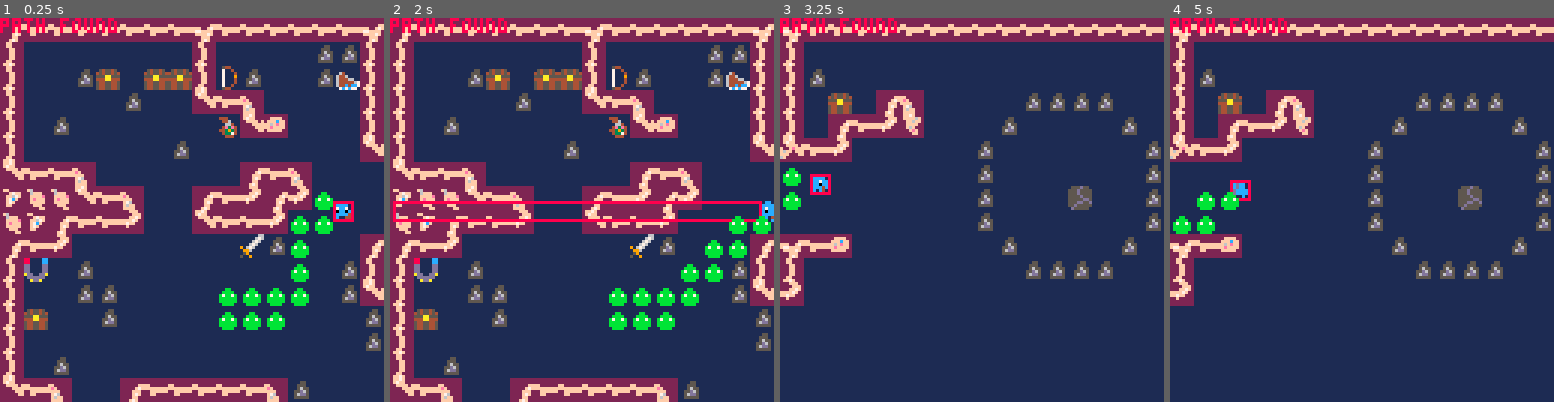
Above: before the commit, frames 1-4 (left to right).
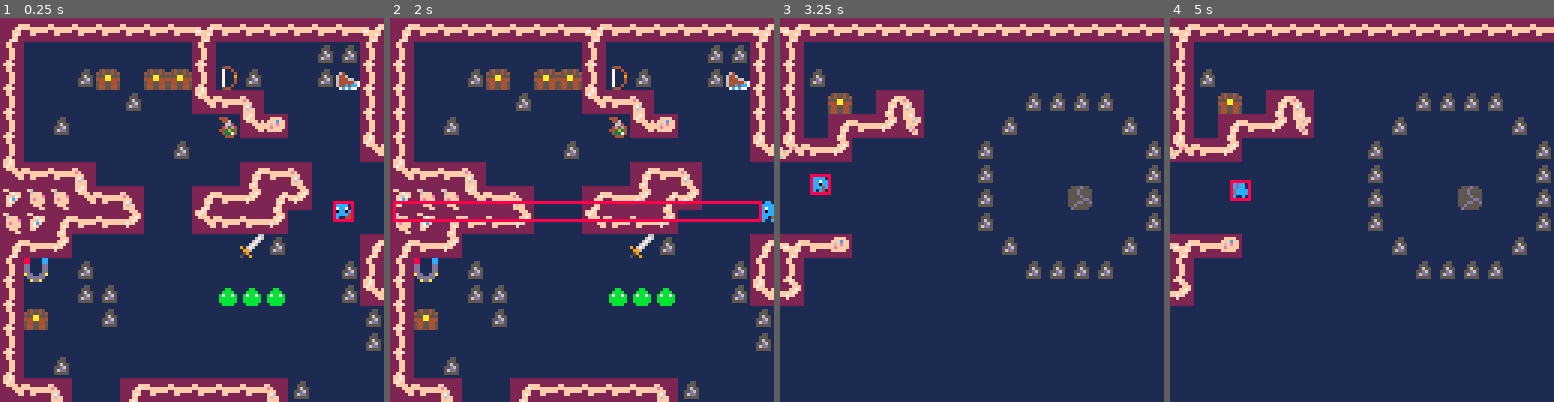
Above: after the commit, the same moments.

Repository: s-france/pico8GameS
Game: PICO-8 cartridge squid.p8
The game is run twice, just before and just after one commit, with the same random seed, the same clock (stepped at 60 frames per second) and the same inputs.
Inputs:
- Up to frame 1 (0.25 s): no input
- Up to frame 2 (2 s): tap X (X key) at 0.33, 1.07, 1.85 s; tap O (Z key) at 0.7, 1.7 s; hold Right from 1.6 s (still down)
- Up to frame 3 (3.25 s): release Right at 2.1 s; tap O (Z key) at 2.1, 2.5, 2.9 s; hold Up 2.15-2.42 s; hold Right 2.47-3.03 s; tap X (X key) at 2.97 s; hold Left from 3.08 s (still down)
- Up to frame 4 (5 s): tap O (Z key) every 0.4 s from 3.3 to 4.9 s; release Left at 3.58 s; hold Down 3.63-3.97 s; hold Right 4.02-4.68 s; tap X (X key) at 4.08 s; hold Up from 4.73 s (still down)

The runs differ from the first frame. In frame 1, 2.1% of the frame differs, in the area x 0-87%, y 0-82%; in frame 2, 2.3%, in the area x 0-100%, y 0-82%; in frame 3, 0.9%; in frame 4, 1.2%.

Commit message:
explo object

Diff:
--- a/squid.p8
+++ b/squid.p8
@@ -22,7 +22,7 @@
 	make_player()
 	//makenpc()
 
-	explosions = {}
+	//explosions = {}
 
  global_faces = {
 	[0] = {-1,-1,-6,4,.5,.5,4,4,2,-2,.5,.5,.25},
@@ -67,7 +67,7 @@
 	foreach(objectpool,update_object)
 	foreach(hitboxes, update_hitbox)
 	//foreach(bombpool,update_bomb)
-	foreach(explosions,update_explosion)
+	//foreach(explosions,update_explosion)
 	//foreach(arrowpool,update_arrow)
 	//foreach(particlesystems, update_partsys)
 	//foreach(particles, update_particle)
@@ -111,13 +113,14 @@
 	elseif obj.duration == 0 then
 		obj.isalive = false
 	end
+
 	--movement
 	obj.x += obj.dx
 	obj.y += obj.dy
 
 	if obj.parent != nil and obj.isglobal == false then
-		//obj.xoff += obj.dx
-		//obj.yoff += obj.dy
+		obj.xoff += obj.dx
+		obj.yoff += obj.dy
 
 		obj.x += obj.parent.dx
 		obj.y += obj.parent.dy
@@ -164,8 +167,7 @@
 
 	local mapx,mapy = map_cell(player.x+2,player.y+2)
 
-	draw_path(astar(mapx,mapy, 8,12))
-	//draw_path(astar(player.x+3,player.y+3, 32,32))
+	//draw_path(astar(mapx,mapy, 8,12))
 
 end
 
@@ -753,18 +755,26 @@
 function explode(bomb)
 	add_partsys(bomb.x+4,bomb.y+4,1,1, 2,5, 0,0, 2,2, 0.0625)
 
+ //hb damage hitbox larger
+ add_hitbox(1,
+ 											bomb.x+4,bomb.y+4,
+ 											24,24,
+ 											3,
+ 											explo_oncollision,
+ 											nil)
+
+ //mapcell demo hitbox smaller
+ add_hitbox(1,
+ 											bomb.x+4,bomb.y+4,
+ 											16,16,
+ 											3,
+ 											nil,
+ 											explo_onmapcollision)
 
  //add_hitbox(1, bomb.x+4,bomb.y+4, 24,24, 3)
-
-	local explosion = {}
-		explosion.x = bomb.x
-		explosion.y = bomb.y
-		explosion.hb = add_hitbox(1, explosion.x+4,explosion.y+4, 24,24, 3, explo_oncollision, explo_onmapcollision)
-		add(explosions, explosion)
-
-end
-
-
+end
+
+--[[
 function update_explosion(explosion)
 	local xcell = xest(explosion.x/8)
 	local ycell = xest(explosion.y/8)
@@ -783,7 +793,9 @@
 	del(explosions,explosion)
 	sfx(6)
 end
-
+--]]
+
+--[[
 function explode_tile(pair)
 	if fget(mget(pair.xcell,pair.ycell),1) then
 		if fget(mget(pair.xcell,pair.ycell),5) then
@@ -795,7 +807,11 @@
 	end
 	del(pair)
 end
-
+--]]
+
+function explode_tile(point)
+	mset(point.x,point.y, 20)
+end
 
 //bomb oncollision() function
 function bomb_oncollision(bombhb, otherhb)
@@ -826,10 +842,14 @@
 
 function explo_oncollision(explohb, otherhb)
 	//behavior for explosion hb colliding
+	//add: should damage most living things
 
 end
 
 function explo_onmapcollision(explohb)
+	//explode tiles with flag 0b01
+	foreach(searchmapcols(explohb, 0b01, 0, 0, 0, 0), explode_tile)
+
 
 end
 -->8
@@ -1367,7 +1387,7 @@
 																										true,
 																										39,
 																										nil,
-																										nil)
+																										draw_arrow)
 
  //local input_face = origin.face
 
@@ -1410,7 +1430,7 @@
 	arrow.hb = add_hitbox(1,4,4,3,3,-1, arrow_oncollision, arrow_onmapcollision, arrow)
 
 	//arrow.update = update_arrow
-	arrow.draw = draw_arrow
+	//arrow.draw = draw_arrow
 
 	//add(objectpool, arrow)
 	//add(arrowpool, arrow)
